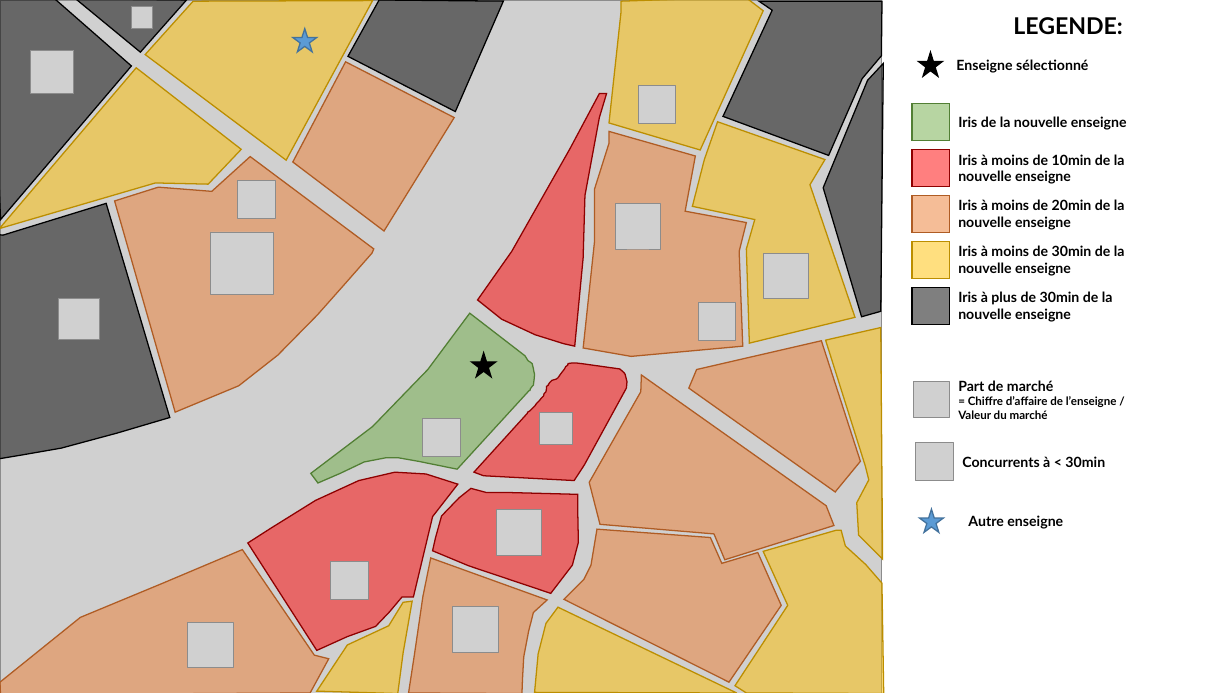
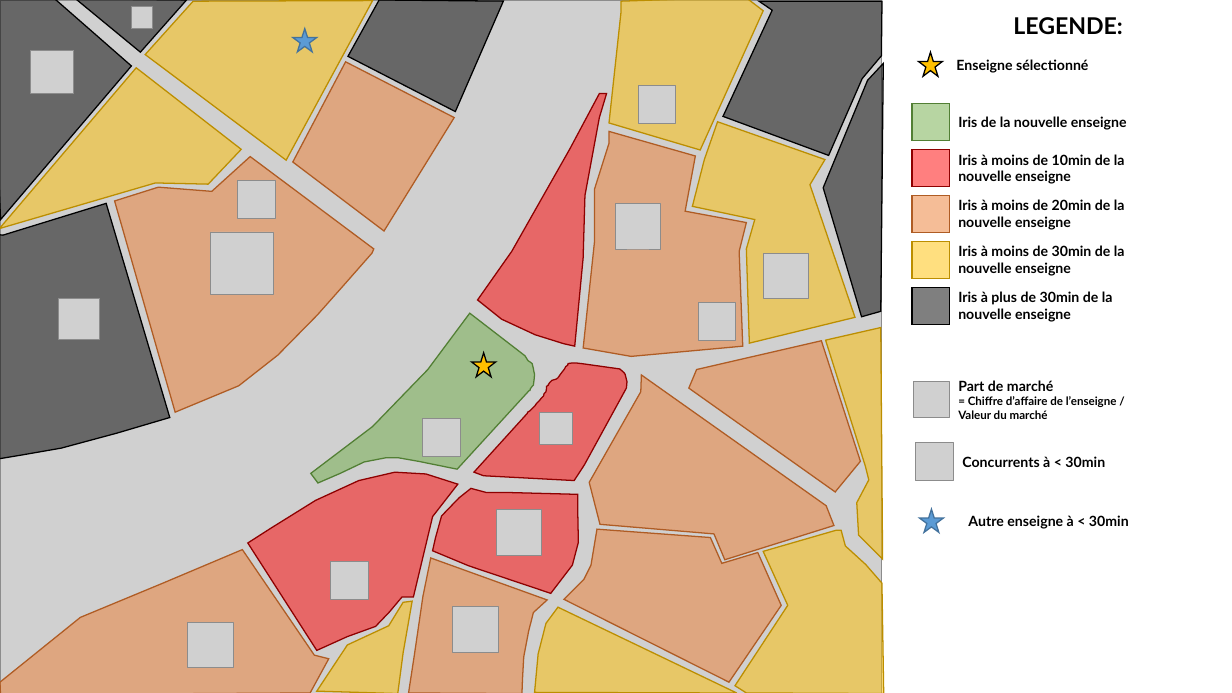
Before and after one commit to JulesPierrat/rapport-galigeo, a slide deck: slide 5 of images/graphs/Graphs.pptx. Drawn at 1232x693 pixels with LibreOffice and Linux fonts; fonts in the diff are those of the drawing; grey boxes stand for pictures. Boxes give left, top, right and bottom in pixels: in the first picture for what was removed or moved away, otherwise in the second. Text is boxed around its words. In the diff, an @@ line names an element or a change of style, - is before the commit and + after.

```diff
--- a/images/graphs/Graphs.pptx
+++ b/images/graphs/Graphs.pptx
@@ star at [919, 52, 943, 76]: fill #000000 to #FFC000 @@
@@ star at [471, 353, 495, 377]: fill #000000 to #FFC000 @@
@@ text at [968, 515, 1129, 529]: text changed @@
-Autre enseigne
+Autre enseigne à < 30min
```
Also in this commit, not shown: 14 other files.
